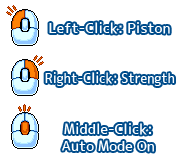
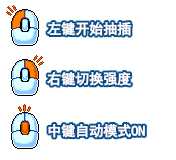
Comparing the layer stacks of the two 176x160 images. Changes:
removed layer "Middle-Click: Auto Mode On" from group "Text" over 62, 123, 154, 152
removed layer "Right-Click: Strength" from group "Text" over 45, 72, 175, 86
removed layer "Left-Click: Piston" from group "Text" over 49, 22, 170, 34
added layer "左键开始抽插" in group "Text" over 47, 21, 131, 36
added layer "右键切换强度" in group "Text" over 47, 71, 132, 86
added layer "中键自动模式ON" in group "Text" over 48, 123, 145, 138
added layer "背景色" in group "Text" over 45, 19, 147, 140
